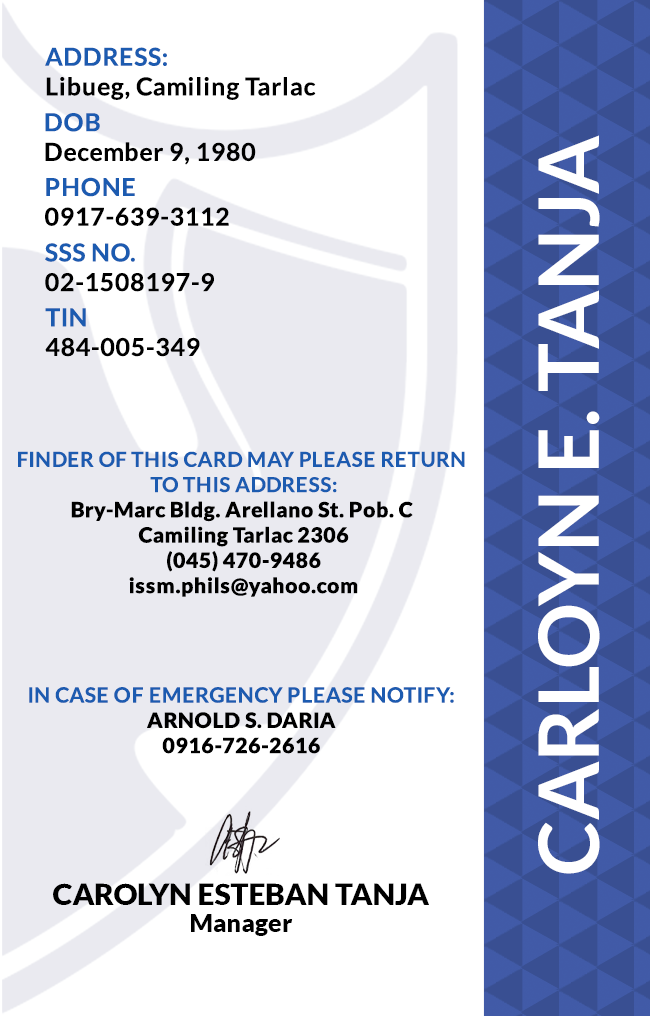
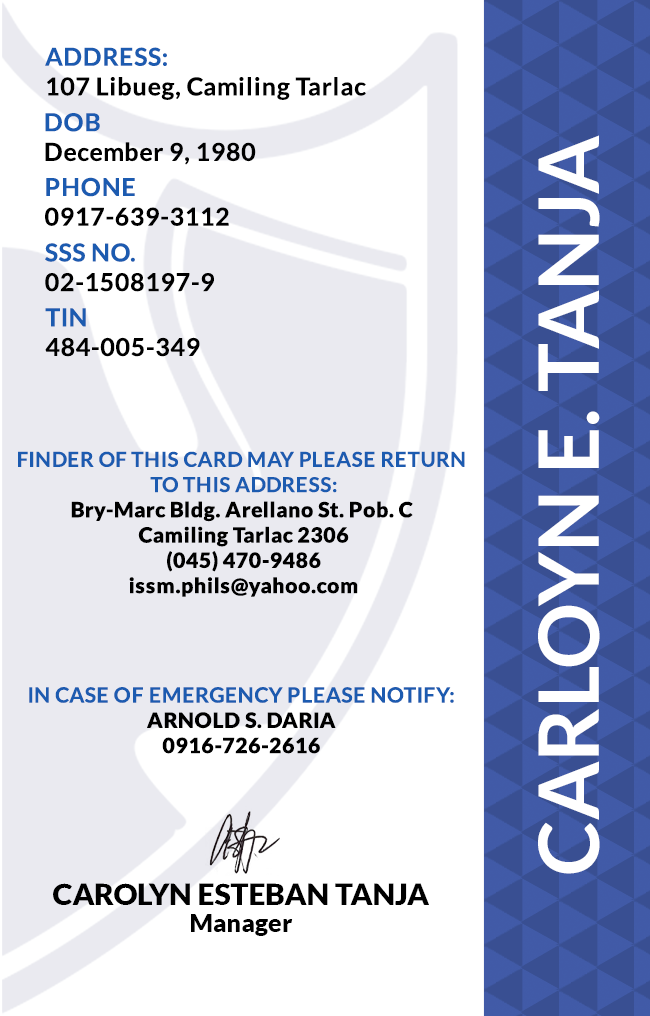
Revision of a layered 650px x 1016px image; what changed, layer by layer:
renamed "ADDRESS: Libueg, Camiling Tarlac" to "ADDRESS: 107 Libueg, Camiling Tarlac", painted on it over [left=46, top=77, right=366, bottom=100]
